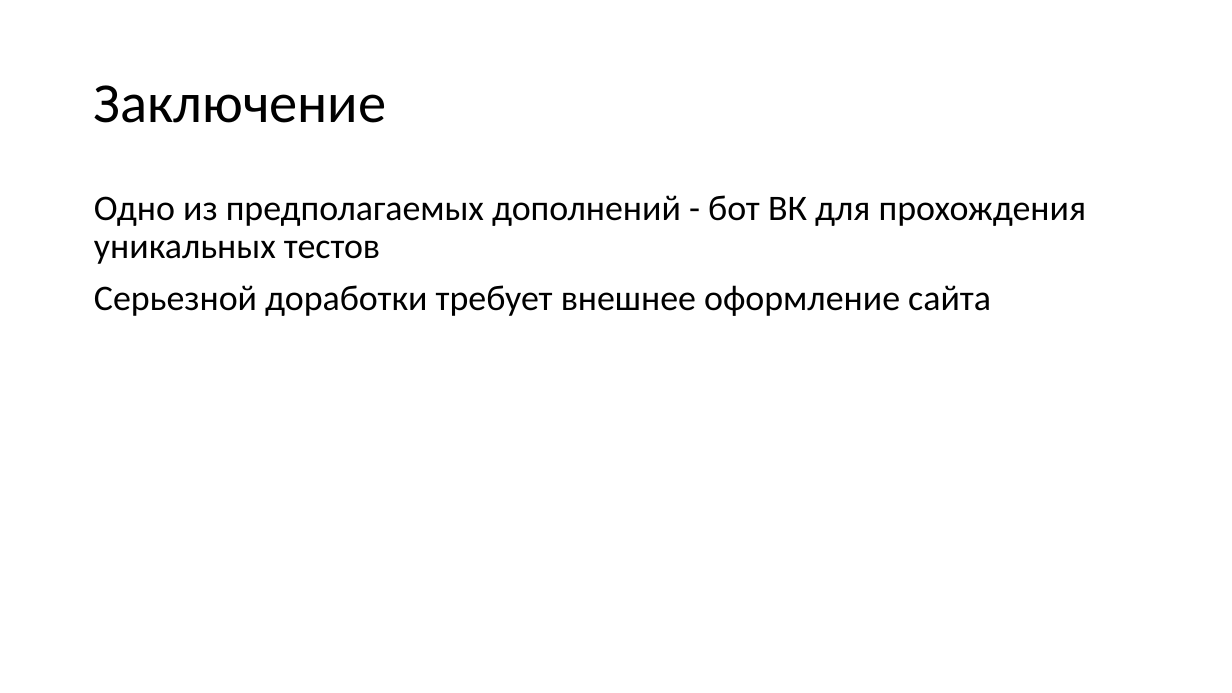
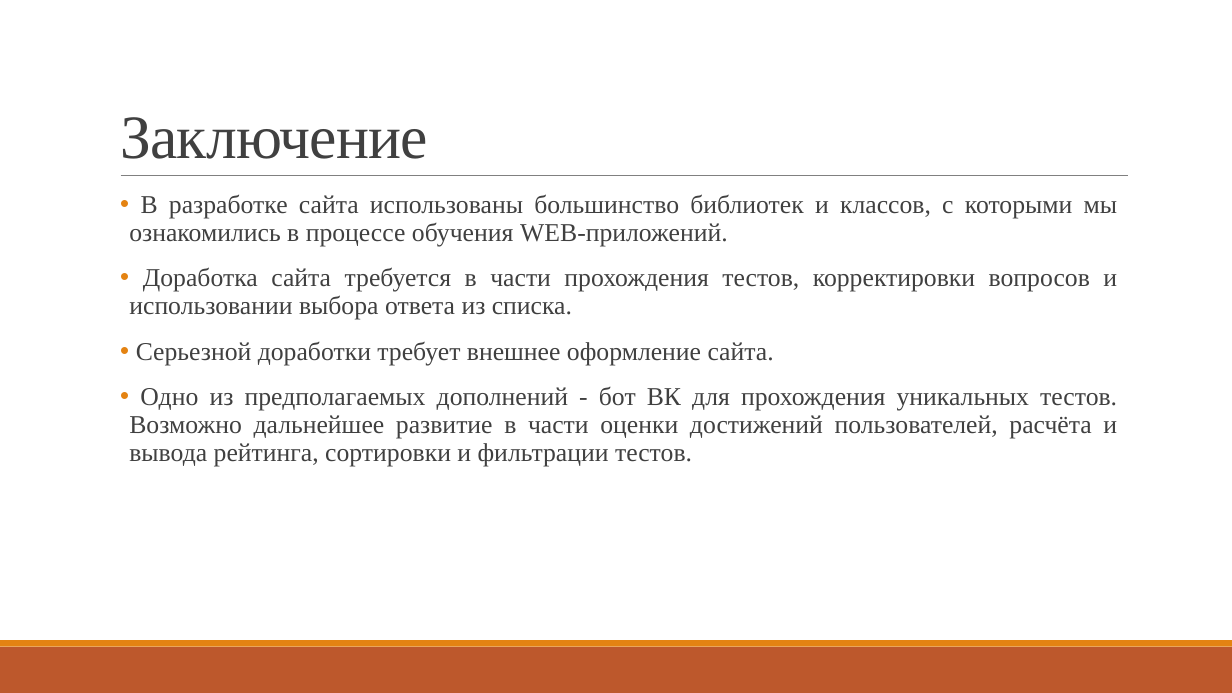
Before and after one commit to Khokholeva/web_project, a slide deck: slide 5 of Презентация веб проекта.pptx. Drawn at 1232x693 pixels with LibreOffice and Linux fonts; fonts in the diff are those of the drawing. Boxes give left, top, right and bottom in pixels: in the first picture for what was removed or moved away, otherwise in the second. Text is boxed around its words. In the diff, an @@ line names an element or a change of style, - is before the commit and + after.

Commit message:
Presentation

```diff
--- a/Презентация веб проекта.pptx
+++ b/Презентация веб проекта.pptx
@@ title "Заключение": place and size @@
-title "Заключение" at <box>94,85,387,123</box>
+title "Заключение" at <box>120,117,428,159</box>
@@ title "Заключение" at <box>120,117,428,159</box>: size 44 to 48 pt, font Calibri to Times New Roman, text colour #000000 to #404040, letter spacing 0 to -0.5 pt; line spacing 0.9 to 0.85; vertical alignment middle to bottom @@
@@ line added from (121, 176) to (1128, 176), #808080 0.5 pt @@
@@ text at <box>129,194,1118,466</box>: text changed; size 28 to 20 pt; font Calibri to Times New Roman; text colour #000000 to #404040 @@
-Одно из предполагаемых дополнений - бот ВК для прохождения уникальных тестов
-Серьезной доработки требует внешнее оформление сайта
+• В разработке сайта использованы большинство библиотек и классов, с которыми мы ознакомились в процессе обучения WEB-приложений.
+• Доработка сайта требуется в части прохождения тестов, корректировки вопросов и использовании выбора ответа из списка.
+• Серьезной доработки требует внешнее оформление сайта.
+• Одно из предполагаемых дополнений - бот ВК для прохождения уникальных тестов. Возможно дальнейшее развитие в части оценки достижений пользователей, расчёта и вывода рейтинга, сортировки и фильтрации тестов.
@@ rectangle added at <box>0,647,1232,693</box>, fill #BD582C @@
@@ rectangle added at <box>0,640,1232,647</box>, fill #E48312 @@
```
Also in this commit, not shown: 4 other slides changed.
